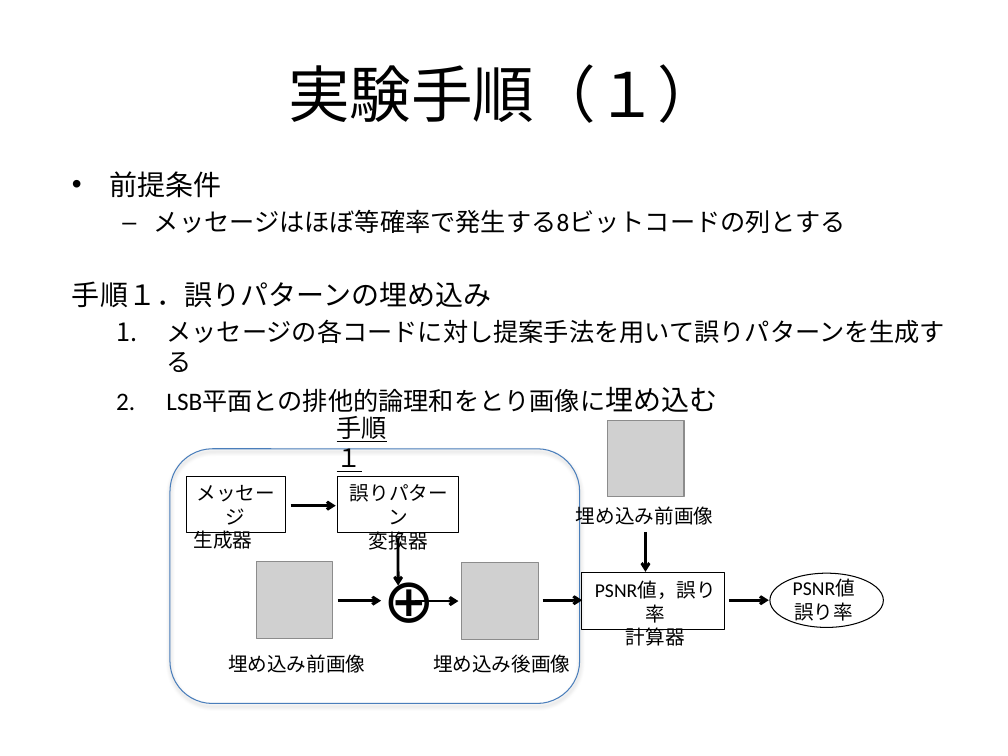
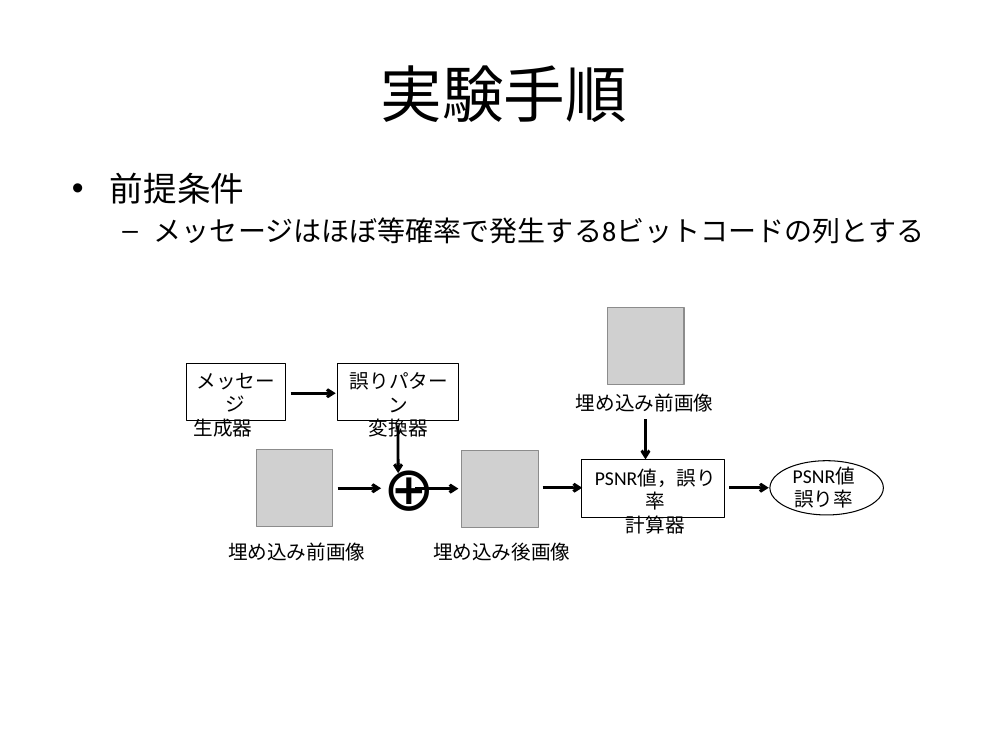
Before and after one commit to sakuna63/TestForCodingWithCostFunction, a slide deck: slide 7 of documents/MidtermReport/slide/j0929.pptx (slide 8 before the commit). Drawn at 1008x756 pixels with LibreOffice and Linux fonts; fonts in the diff are those of the drawing; grey boxes stand for pictures; background and template pictures are left out. Boxes give left, top, right and bottom in pixels: in the first picture for what was removed or moved away, otherwise in the second. Text is boxed around its words. In the diff, an @@ line names an element or a change of style, - is before the commit and + after.

```diff
--- a/documents/MidtermReport/slide/j0929.pptx
+++ b/documents/MidtermReport/slide/j0929.pptx
@@ text at (381,65,627,122): text changed @@
-実験手順（１）
+実験手順
@@ text "前提条件" at (110,172,924,244): size 20 to 24 pt in "前提条件"; size 18 to 20 pt in "メッセージはほぼ等確率で発生する8ビットコードの列とする" @@
@@ text at (72,281,945,372): paragraphs removed @@
-手順１．誤りパターンの埋め込み
-  1. メッセージの各コードに対し提案手法を用いて誤りパターンを生成する
-  2. LSB平面との排他的論理和をとり画像に埋め込む
@@ text removed at (337,411,387,472) @@
-手順１
@@ 7 texts, 3 arrows, 1 picture, 1 rectangle, 1 ellipse: place and size @@
-7 texts, 3 arrows, 1 picture, 1 rectangle, 1 ellipse at (194,420,884,673)
+7 texts, 3 arrows, 1 picture, 1 rectangle, 1 ellipse at (194,307,884,561)
@@ rounded rectangle removed at (170,449,580,704) @@
@@ 4 arrows, 2 pictures, 2 rectangles, 1 text: place and size @@
-4 arrows, 2 pictures, 2 rectangles, 1 text at (186,476,769,641)
+4 arrows, 2 pictures, 2 rectangles, 1 text at (186,364,769,528)
```
Also in this commit, not shown: 7 other slides changed, 1 slide added, 2 other files.
